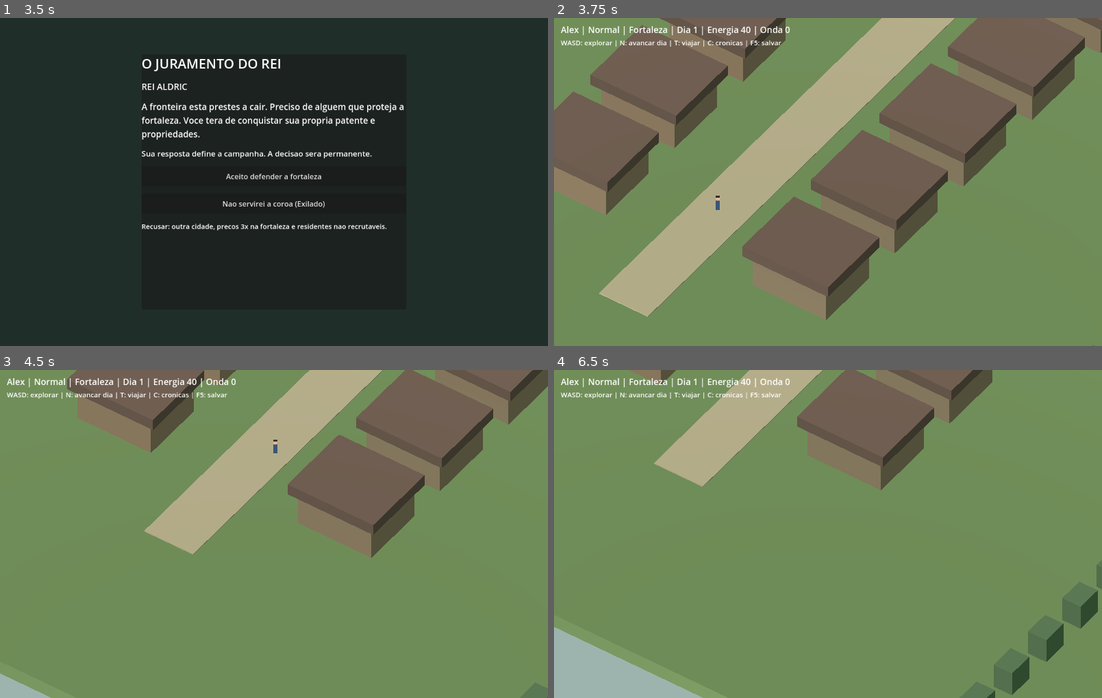
Above: before the commit, frames 1-4 (two rows, left to right).
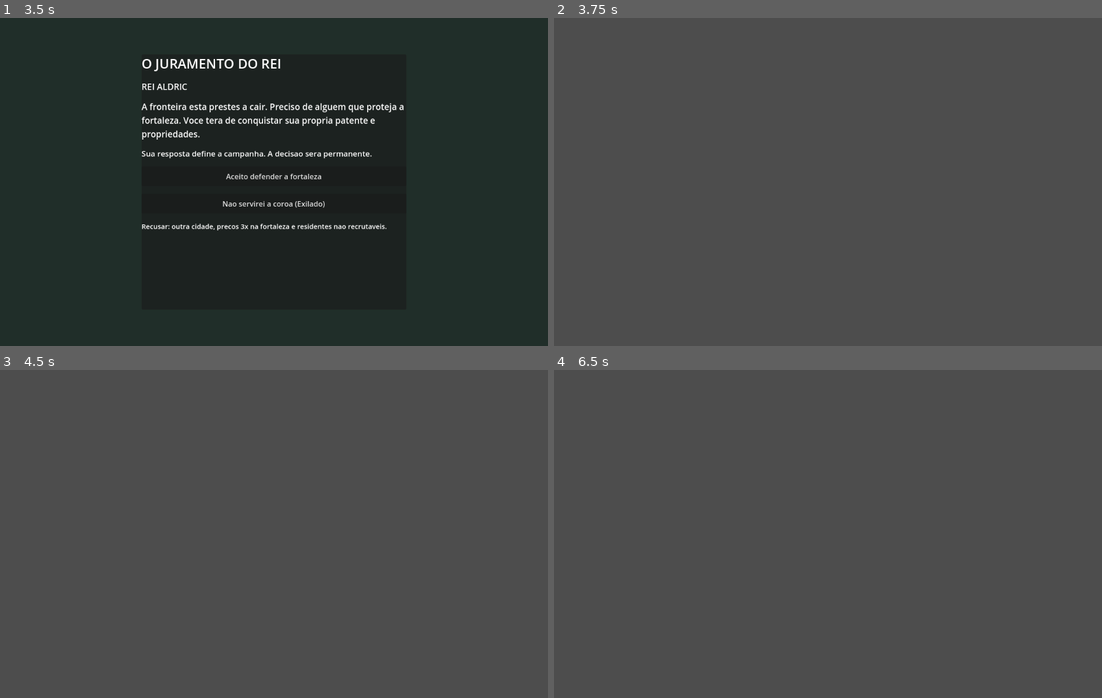
Above: after the commit, the same moments.

Repository: alexandre10227-afk/fortaleza-ultimo-bastiao
Game: Godot game, scene res://scenes/start.tscn
The game is run twice, just before and just after one commit, with the same random seed, the same clock (stepped at 60 frames per second) and the same inputs.
Inputs (mouse positions are in pixels of both pictures, inside the frame that each line leads up to):
- Up to frame 1 (3.5 s): click (274, 139) at 0.52 s; type "Alex" at 0.6 s; click "Normal" at 1.25 s; click "Normal" at 2 s; click "Comecar: audiencia com o rei" at 2.75 s
- Up to frame 2 (3.75 s): click "Aceito defender a fortaleza" at 3.5 s
- Up to frame 3 (4.5 s): tap Enter at 4.25 s; hold D from 4.28 s (still down); tap V at 4.35 s
- Up to frame 4 (6.5 s): tap B at 4.55, 5.1 s; release D at 5.03 s; hold S 5.03-5.78 s; tap I at 5.3, 5.85 s; hold D from 5.78 s (still down); tap 1 at 6.05 s

Frame 1 is identical in both runs. In frame 2, 94% of the frame differs, in the area x 0-100%, y 0-100%; in frame 3, 96%; in frame 4, 98%.
Error after the commit: Parse Error: Identifier "town_panel" not declared in the current scope. (res://scripts/world.gd:104)

Commit message:
feat(stage1): interface inicial de taverna, inventario e comercio

Diff:
--- a/novo_projeto/scripts/world.gd
+++ b/novo_projeto/scripts/world.gd
@@ -101,6 +101,12 @@
     news.visible = false
     news.mouse_filter = Control.MOUSE_FILTER_IGNORE
     frame.add_child(news)
+    town_panel = RichTextLabel.new()
+    town_panel.position = Vector2(665, 90)
+    town_panel.size = Vector2(500, 350)
+    town_panel.visible = false
+    town_panel.mouse_filter = Control.MOUSE_FILTER_IGNORE
+    frame.add_child(town_panel)
 
 func _process(delta: float) -> void:
     var direction := Vector3.ZERO
@@ -129,13 +135,46 @@
         KEY_C:
             news.visible = not news.visible
             _refresh_news()
+        KEY_V:
+            town_panel.visible = not town_panel.visible
+            _refresh_tavern()
+        KEY_B:
+            last_message = "Compra de pao concluida" if GameState.buy_item("pao") else "Moedas insuficientes"
+            _refresh_hud()
+        KEY_I:
+            town_panel.visible = not town_panel.visible
+            town_panel.text = "INVENTARIO\n" + str(GameState.inventory) + "\nCompanheiros: " + str(GameState.recruited)
+        KEY_1, KEY_2, KEY_3, KEY_4, KEY_5:
+            var visitors := preload("res://scripts/town_system.gd").tavern_visitors(GameState.current_region, GameState.day)
+            var selected: int = event.keycode - KEY_1
+            if town_panel.visible and selected < visitors.size():
+                var npc: Dictionary = visitors[selected]
+                var success := GameState.recruit_visitor(npc)
+                last_message = ("Recrutado: " if success else "Recrutamento bloqueado: ") + str(npc["name"])
+                _refresh_tavern()
+                _refresh_hud()
         KEY_F5:
             GameState.save_game()
             _refresh_hud()
 
 func _refresh_hud() -> void:
-    hud.text = "%s | %s | %s | Dia %d | Energia %d | Onda %d" % [GameState.character_name, GameState.difficulty, GameState.current_region, GameState.day, GameState.energy, GameState.wave_number]
+    hud.text = "%s | %s | %s | Dia %d | Energia %d | Onda %d | Moedas %d" % [GameState.character_name, GameState.difficulty, GameState.current_region, GameState.day, GameState.energy, GameState.wave_number, GameState.money]
     _refresh_news()
+    if not last_message.is_empty():
+        hud.text += "\n" + last_message
+
+func _refresh_tavern() -> void:
+    if town_panel == null:
+        return
+    var lines: Array[String] = ["TAVERNA - visitantes do dia %d" % GameState.day]
+    var visitors := preload("res://scripts/town_system.gd").tavern_visitors(GameState.current_region, GameState.day)
+    for i in range(visitors.size()):
+        var npc: Dictionary = visitors[i]
+        var can_join: bool = preload("res://scripts/town_system.gd").can_recruit(npc, GameState.oath)
+        lines.append("[%d] %s (%s) / %s %s" % [i + 1, npc["name"], npc["rarity"], npc["profession"], "" if can_join else "[NAO RECRUTAVEL]"])
+    lines.append("Teclas 1-5: tentar recrutar | V: fechar")
+    lines.append("Pao: %d moedas | B: comprar" % preload("res://scripts/town_system.gd").price("pao", GameState.current_region, GameState.oath))
+    town_panel.text = "\n".join(lines)
 
 func _refresh_news() -> void:
     var lines: Array[String] = ["CRONICAS DO MUNDO (eventos salvos):"]
